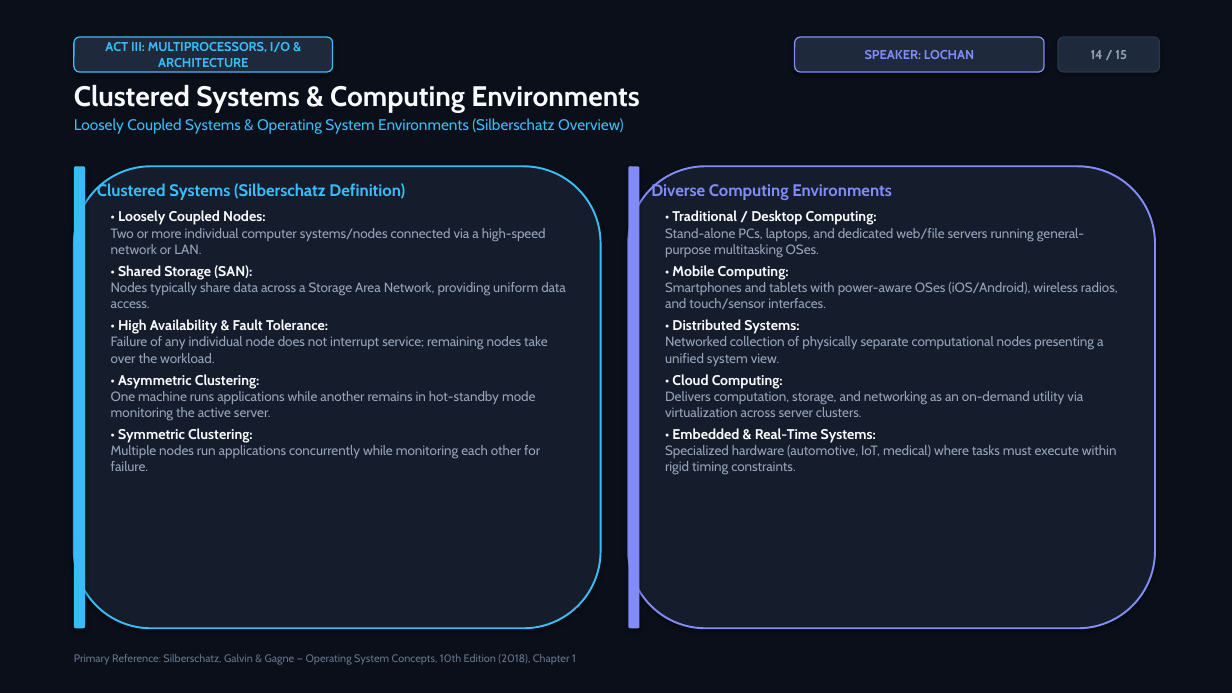
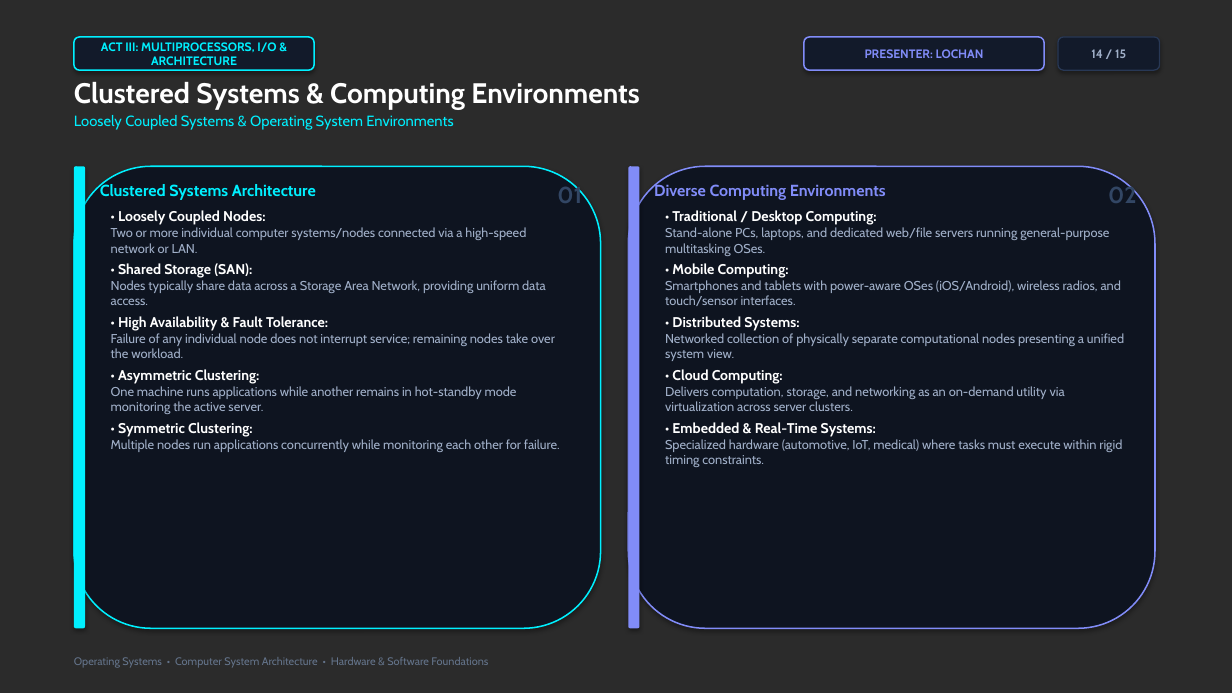
Before and after one commit to vangaramcharan2007-del/alfred, a slide deck: slide 14 of Computer_System_Architecture_OS.pptx. Drawn at 1232x693 pixels with LibreOffice and Linux fonts; fonts in the diff are those of the drawing; background and template pictures are left out; a plain dark background stands for a picture behind light text. Boxes give left, top, right and bottom in pixels: in the first picture for what was removed or moved away, otherwise in the second. Text is boxed around its words. In the diff, an @@ line names an element or a change of style, - is before the commit and + after.

Commit message:
feat(presentation): upgrade to high-production-value cinematic dark visual theme with 1080p hardware overlays

```diff
--- a/Computer_System_Architecture_OS.pptx
+++ b/Computer_System_Architecture_OS.pptx
@@ background #0B0F19 to picture (left out) @@
@@ rectangle removed at (0,0,1232,693) @@
@@ rounded rectangle "ACT III: MULTIPROCESSORS, I/O & ...": place and size @@
-rounded rectangle "ACT III: MULTIPROCESSORS, I/O & ..." at (74,37,333,72)
+rounded rectangle "ACT III: MULTIPROCESSORS, I/O & ..." at (74,37,314,70)
@@ rounded rectangle "ACT III: MULTIPROCESSORS, I/O & ..." at (74,37,314,70): size 10 to 9.5 pt, text colour #38BDF8 to #00F0FF; fill #1E293B to #121A2A; outline #38BDF8 1 pt to #00F0FF 1.2 pt @@
@@ rounded rectangle "PRESENTER: LOCHAN": place and size @@
-rounded rectangle "PRESENTER: LOCHAN" at (795,37,1044,72)
+rounded rectangle "PRESENTER: LOCHAN" at (804,37,1044,70)
@@ rounded rectangle "PRESENTER: LOCHAN" at (804,37,1044,70): fill #1E293B to #121A2A; outline #818CF8 1 pt to #818CF8 1.2 pt @@
@@ text in rounded rectangle at (865,49,984,58): text changed; size 10 to 9.5 pt @@
-SPEAKER: LOCHAN
+PRESENTER: LOCHAN
@@ rounded rectangle "14 / 15" at (1058,37,1160,70): size 10 to 9.5 pt, text colour #94A3B8 to #A0AFC8; fill #1E293B to #121A2A; outline #2A364F 1 pt to #283855 1 pt @@
@@ text at (74,82,639,110): text colour #F8FAFC to #FFFFFF in "Clustered Systems & Computing Environments" @@
@@ text at (74,115,453,130): text changed; size 12 to 11.5 pt; text colour #38BDF8 to #00F0FF @@
-Loosely Coupled Systems & Operating System Environments (Silberschatz Overview)
+Loosely Coupled Systems & Operating System Environments
@@ rounded rectangle at (74,166,601,628): fill #151C2C to #0E1420; outline #38BDF8 1.5 pt to #00F0FF 1.2 pt @@
@@ rounded rectangle at (74,166,85,628): fill #38BDF8 to #00F0FF @@
@@ rounded rectangle at (628,166,1155,628): fill #151C2C to #0E1420; outline #818CF8 1.5 pt to #818CF8 1.2 pt @@
@@ text at (100,182,316,200): text changed; size 13 to 12.5 pt; text colour #38BDF8 to #00F0FF @@
-Clustered Systems (Silberschatz Definition)
+Clustered Systems Architecture
@@ text "• Loosely Coupled Nodes: Two ..." at (111,210,560,452): size 10.5 to 10 pt, text colour #94A3B8 to #A0AFC8 in "Two or more individual computer systems/nodes connected ...", "Nodes typically share data across a Storage ...", "Failure of any individual node does not ...", "One machine runs applications while another remains ..." and 1 more places; text colour #F8FAFC to #FFFFFF in "• Loosely Coupled Nodes:", "• Shared Storage (SAN):", "• High Availability & Fault Tolerance:", "• Asymmetric Clustering:" and 1 more places @@
@@ text added at (557,183,582,203), 18 pt, text #324664, bold @@
+01
@@ text "Diverse Computing Environments" at (654,182,886,200): size 13 to 12.5 pt @@
@@ text "• Traditional / Desktop Computing: ..." at (665,210,1124,467): size 10.5 to 10 pt, text colour #94A3B8 to #A0AFC8 in "Stand-alone PCs, laptops, and dedicated web/file servers ...", "Smartphones and tablets with power-aware OSes (iOS/Android), ...", "Networked collection of physically separate computational no ...", "Delivers computation, storage, and networking as an ..." and 1 more places; text colour #F8FAFC to #FFFFFF in "• Traditional / Desktop Computing:", "• Mobile Computing:", "• Distributed Systems:", "• Cloud Computing:" and 1 more places @@
@@ text added at (1108,183,1137,203), 18 pt, text #324664, bold @@
+02
@@ text at (74,657,488,668): text changed @@
-Primary Reference: Silberschatz, Galvin & Gagne — Operating System Concepts, 10th Edition (2018), Chapter 1
+Operating Systems • Computer System Architecture • Hardware & Software Foundations
```
Also in this commit, not shown: 14 other slides changed, 19 other files.
